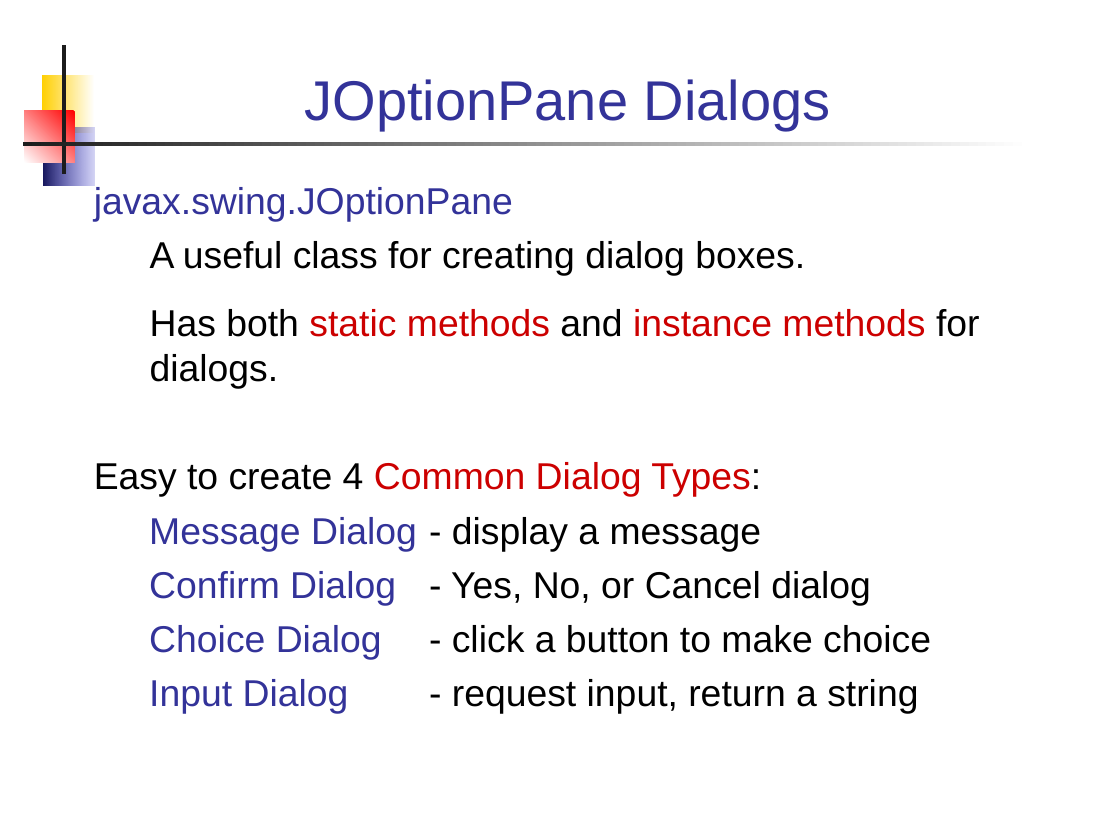
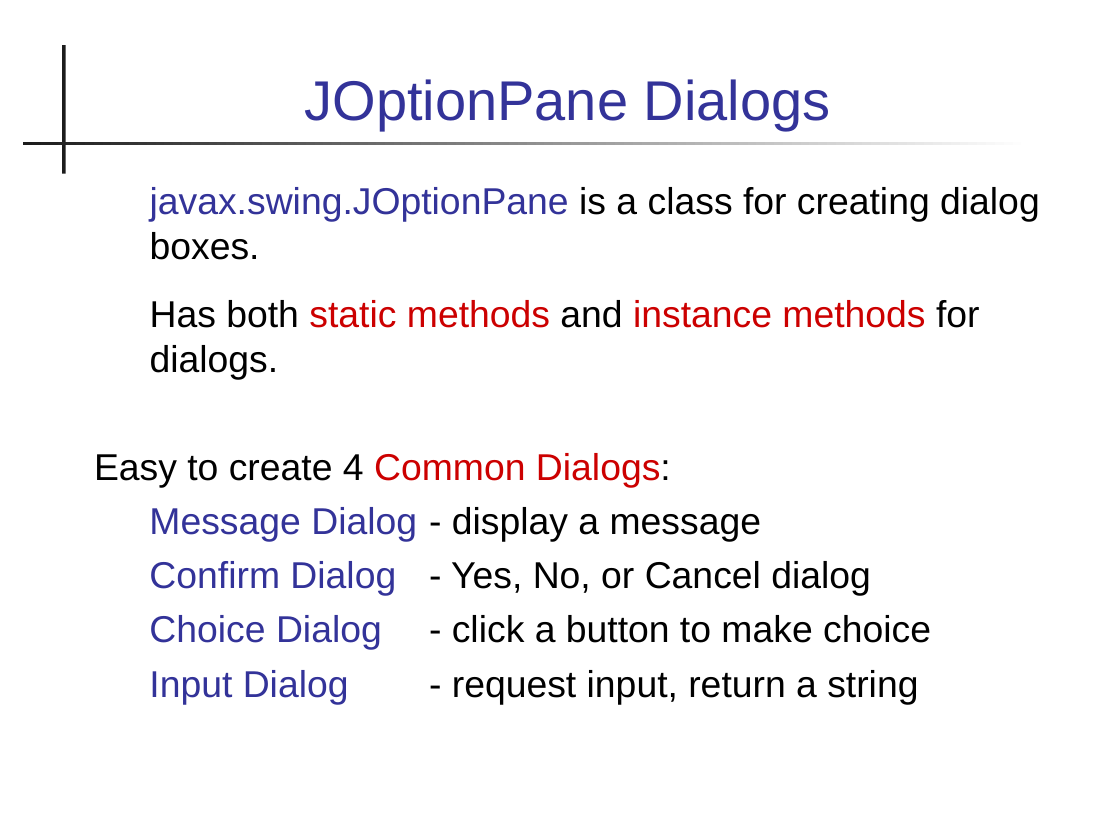
Before and after one commit to skeoop/skeoop.github.io, a slide deck: slide 1 of week7/Graphics-2-JOptionPane.ppt. Drawn at 1120x840 pixels with LibreOffice and Linux fonts; fonts in the diff are those of the drawing. Boxes give left, top, right and bottom in pixels: in the first picture for what was removed or moved away, otherwise in the second. Text is boxed around its words. In the diff, an @@ line names an element or a change of style, - is before the commit and + after.

```diff
--- a/week7/Graphics-2-JOptionPane.ppt
+++ b/week7/Graphics-2-JOptionPane.ppt
@@ rectangle removed at bbox=[41, 75, 94, 133] @@
@@ rectangle removed at bbox=[25, 111, 75, 162] @@
@@ rectangle removed at bbox=[44, 128, 94, 186] @@
@@ text at bbox=[150, 187, 1040, 260]: text changed @@
-javax.swing.JOptionPane
-A useful class for creating dialog boxes.
+javax.swing.JOptionPane is a class for creating dialog boxes.
@@ text at bbox=[94, 453, 671, 488]: text changed; text colour #CC0000 to #000000 @@
-Easy to create 4 Common Dialog Types:
+Easy to create 4 Common Dialogs:
```
Also in this commit, not shown: 15 other slides changed, 8 other files.
